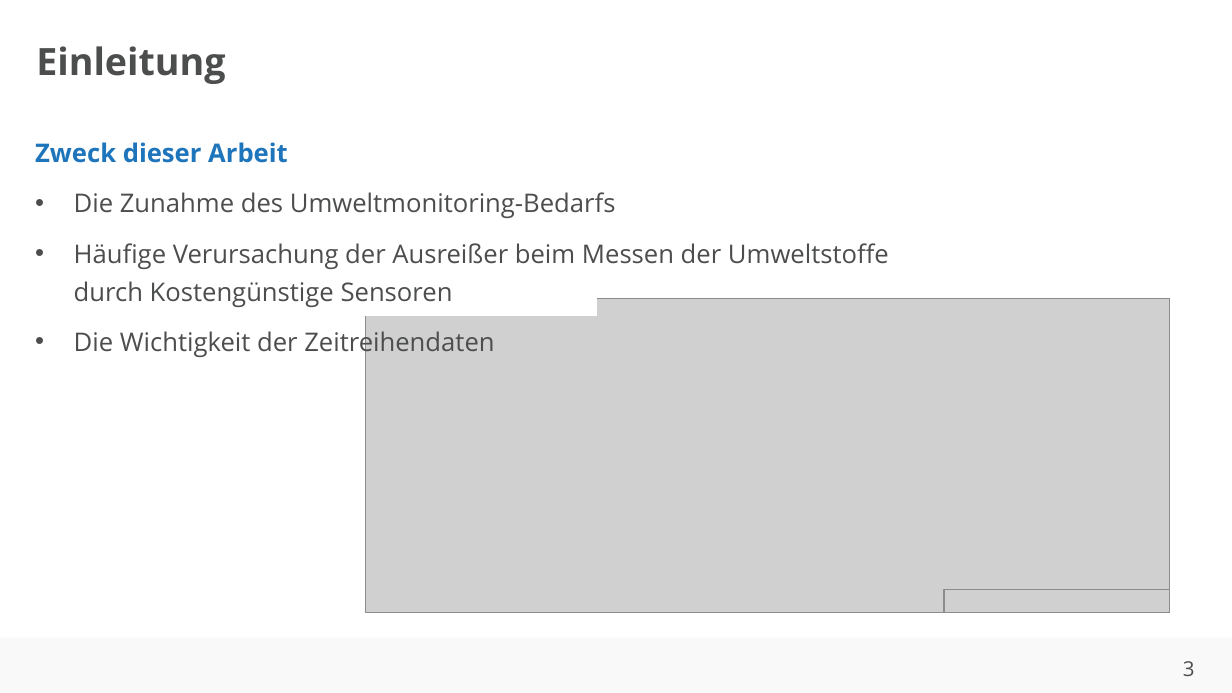
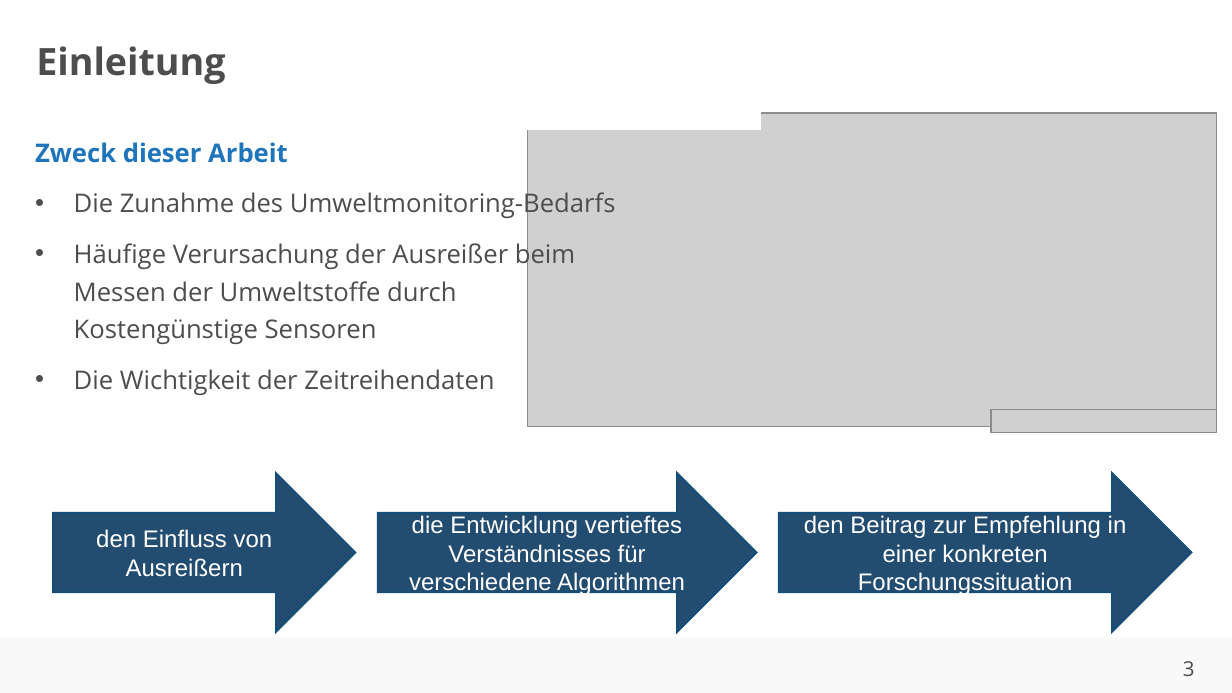
Before and after one commit to ahndavin/Abschlussarbeit_Bachelor, a slide deck: slide 3 of Kolloquium/Kolloquium.pptx. Drawn at 1232x693 pixels with LibreOffice and Linux fonts; fonts in the diff are those of the drawing; grey boxes stand for pictures; background and template pictures are left out. Boxes give left, top, right and bottom in pixels: in the first picture for what was removed or moved away, otherwise in the second. Text is boxed around its words. In the diff, an @@ line names an element or a change of style, - is before the commit and + after.

Commit message:
update

```diff
--- a/Kolloquium/Kolloquium.pptx
+++ b/Kolloquium/Kolloquium.pptx
@@ rectangle: place and size @@
-rectangle at [362, 298, 596, 314]
+rectangle at [526, 113, 760, 129]
@@ picture: place and size @@
-picture at [366, 298, 1170, 612]
+picture at [527, 113, 1216, 428]
@@ text "Zweck dieser Arbeit" rewrapped from [35, 142, 889, 358] to [35, 142, 616, 395] @@
@@ picture: place and size @@
-picture at [944, 589, 1169, 612]
+picture at [991, 410, 1216, 434]
@@ right arrow added at [53, 473, 355, 632], fill #234C71, outline #144E79 1 pt, 14 pt, text #FFFFFF @@
+den Einfluss von
+Ausreißern
@@ right arrow added at [378, 473, 758, 632], fill #234C71, outline #144E79 1 pt, 14 pt, text #FFFFFF @@
+die Entwicklung vertieftes
+Verständnisses für
+verschiedene Algorithmen
@@ right arrow added at [779, 473, 1191, 632], fill #234C71, outline #144E79 1 pt, 14 pt, text #FFFFFF @@
+den Beitrag zur Empfehlung in einer konkreten
+Forschungssituation
```
Also in this commit, not shown: 6 other slides changed, 3 slides added, 1 slide removed.
